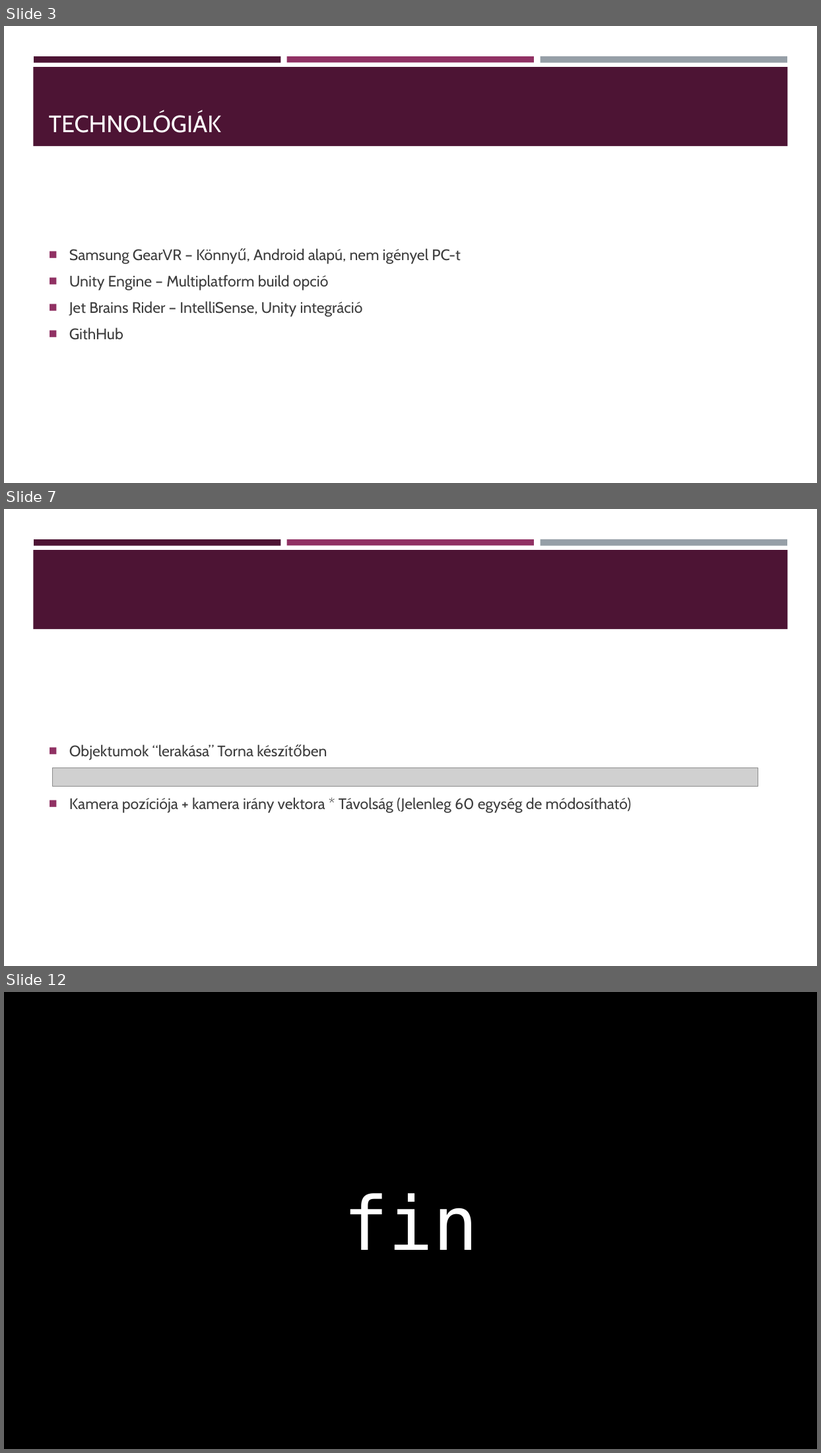
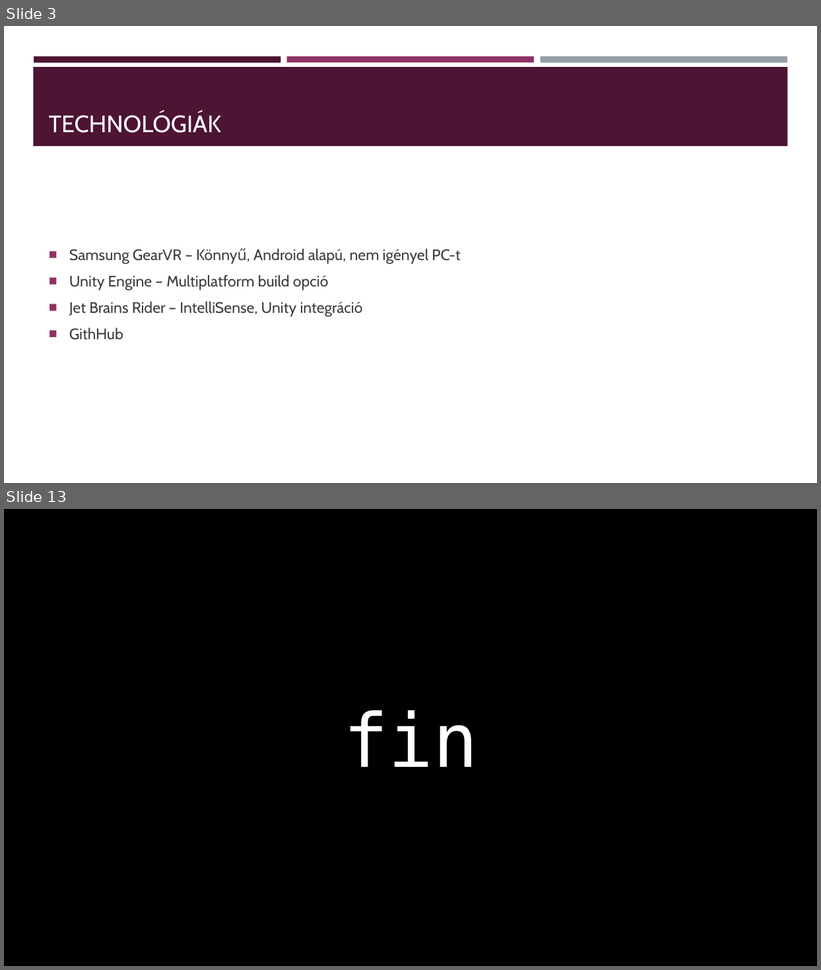
Before and after one commit to KihiraLove/Szakdoga, a slide deck: Documents/VR játék fejlesztés Rehabilitációs célra.pptx. Shown one above the other, each under a label of ours: slides 3, 7 and 12 before the commit, slides 3 and 13 after it; the slides between them are not shown. The pictures are 821x1453 and 821x970 pixels, drawn with LibreOffice and Linux fonts; fonts in the diff are those of the drawing; grey boxes stand for pictures. Boxes give left, top, right and bottom in pixels: in the first picture for what was removed or moved away, otherwise in the second. Text is boxed around its words. In the diff, an @@ line names an element or a change of style, - is before the commit and + after.

```diff
--- a/Documents/VR játék fejlesztés Rehabilitációs célra.pptx
+++ b/Documents/VR játék fejlesztés Rehabilitációs célra.pptx
@@ slide 7 removed at <box>4,509,817,966</box>, background #FFFFFF; not listed: 4 template elements that a slide beside it also shows @@
@@ text removed at <box>69,745,632,813</box> @@
-■ Objektumok “lerakása” Torna készítőben
-■ Kamera pozíciója + kamera irány vektora * Távolság (Jelenleg 60 egység de módosítható)
@@ picture removed at <box>53,768,758,786</box> @@
@@ what was slide 12 is now slide 13 @@
```
Also in this commit, not shown: 6 slides changed, 5 slides added, 3 other slides removed, 2 other files.
